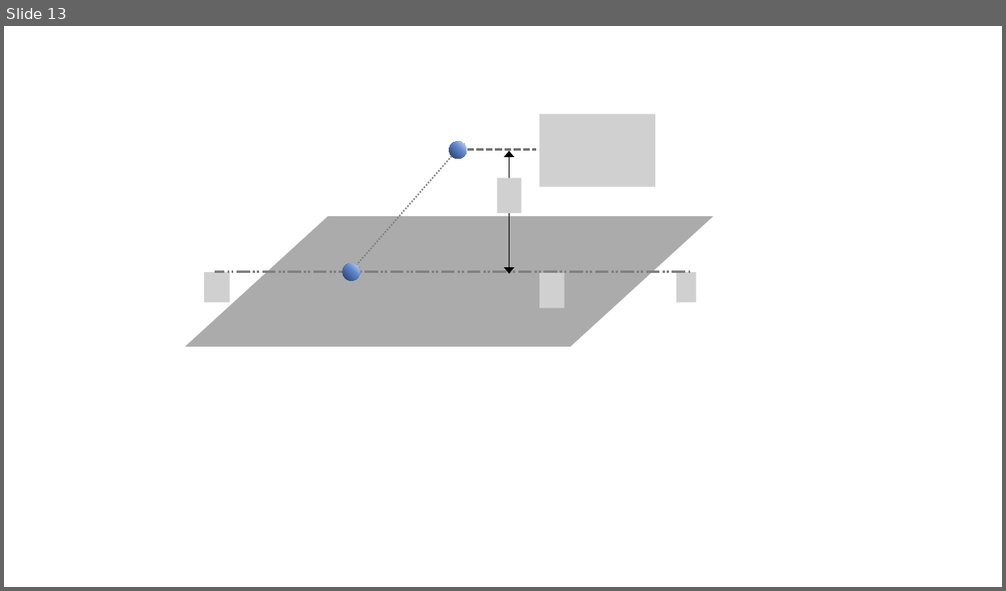
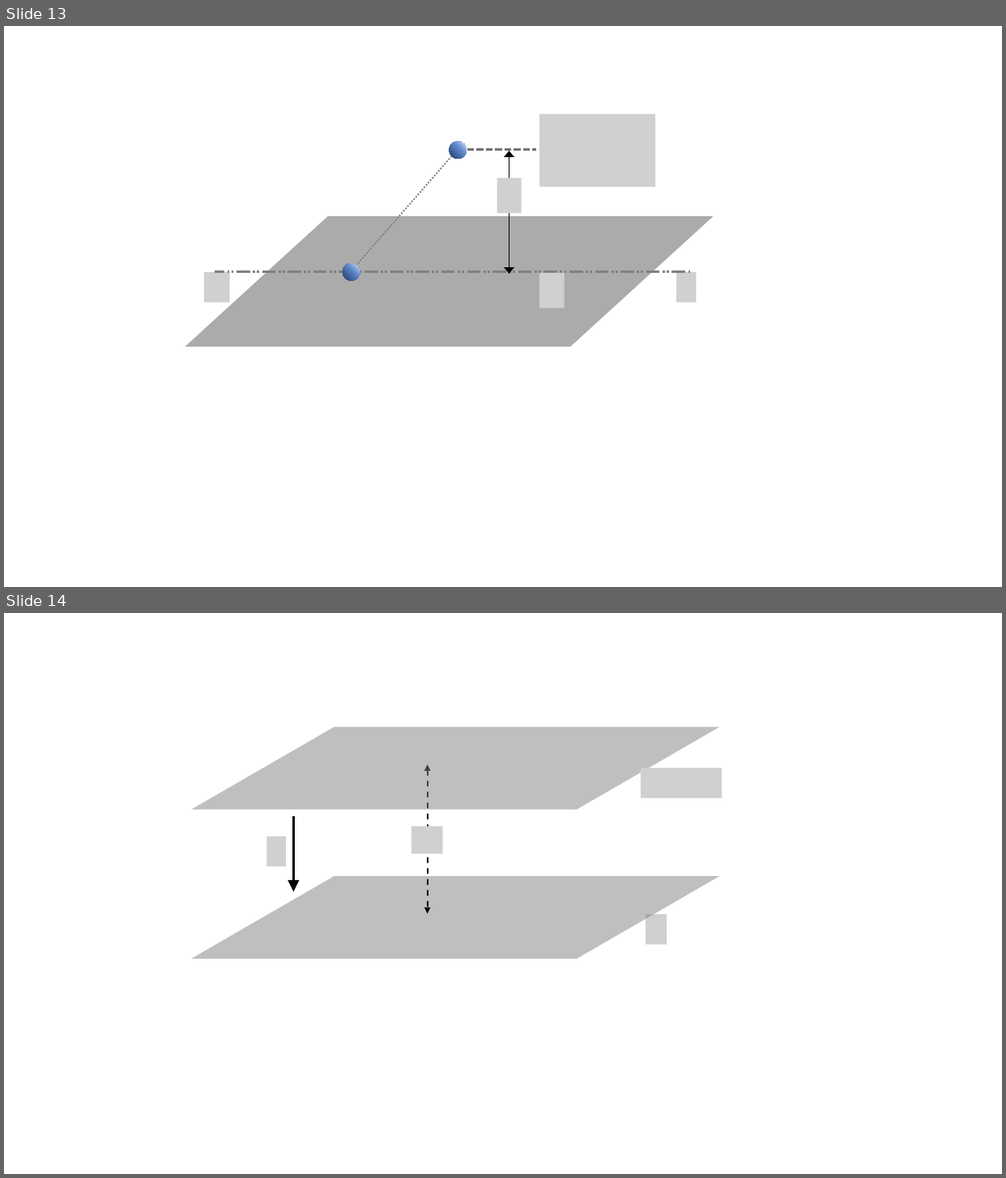
Before and after one commit to pararover/PHY0500304_Heat-and-Thermodynamics, a slide deck: U1-Distribution-of-Velocities/figures/all-figs.pptx. Shown one above the other, each under a label of ours: slide 13 before the commit, slides 13 and 14 after it. The pictures are 1006x591 and 1006x1178 pixels, drawn with LibreOffice and Linux fonts; fonts in the diff are those of the drawing; grey boxes stand for pictures. Boxes give left, top, right and bottom in pixels: in the first picture for what was removed or moved away, otherwise in the second. Text is boxed around its words. In the diff, an @@ line names an element or a change of style, - is before the commit and + after.

```diff
--- a/U1-Distribution-of-Velocities/figures/all-figs.pptx
+++ b/U1-Distribution-of-Velocities/figures/all-figs.pptx
@@ slide 14 added at box(4, 613, 1002, 1174), background #FFFFFF @@
@@ parallelogram added at box(191, 726, 720, 809), fill #808080 at 50% opacity @@
@@ double arrow added from (428, 765) to (428, 914), #000000 1.5 pt dashed @@
@@ picture added at box(641, 768, 722, 798) @@
@@ arrow added from (294, 816) to (294, 892), #000000 2.25 pt @@
@@ picture added at box(411, 826, 443, 854) @@
@@ picture added at box(266, 837, 286, 867) @@
@@ parallelogram added at box(191, 876, 720, 959), fill #808080 at 50% opacity @@
@@ picture added at box(646, 914, 667, 944) @@
```
Also in this commit, not shown: 1 slide changed, 1 other slide added, 5 other files.
